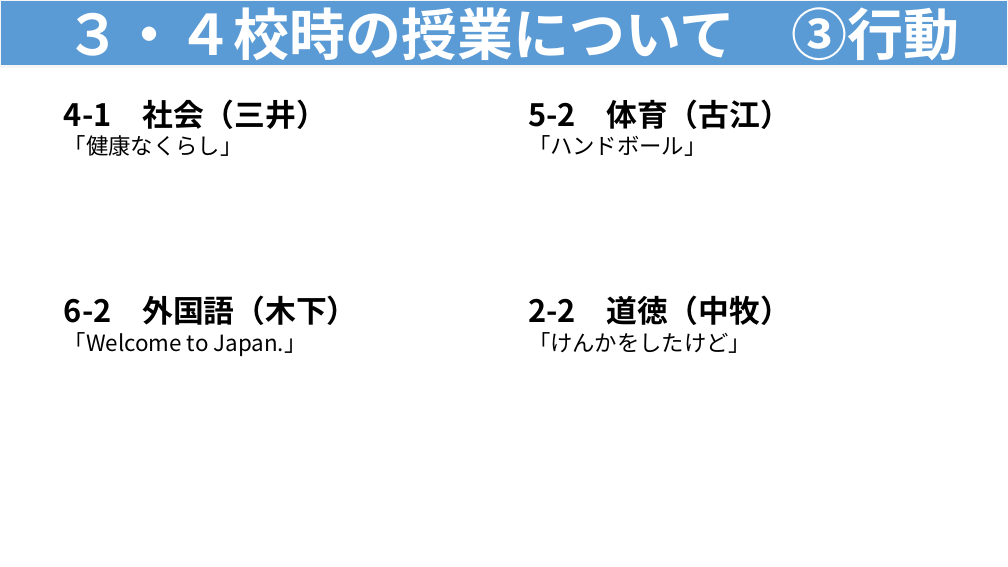
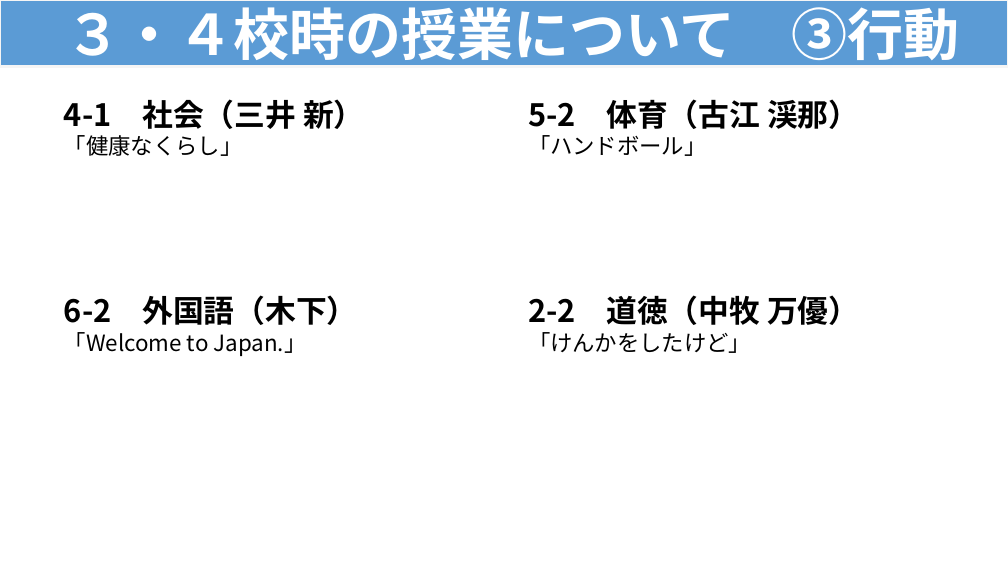
Before and after one commit to contynet730-star/con30, a slide deck: slide 10 of output/★指導課訪問★３・４校時指導助言資料（例）.pptx (slide 6 before the commit). Drawn at 1008x567 pixels with LibreOffice and Linux fonts; fonts in the diff are those of the drawing. Boxes give left, top, right and bottom in pixels: in the first picture for what was removed or moved away, otherwise in the second. Text is boxed around its words. In the diff, an @@ line names an element or a change of style, - is before the commit and + after.

```diff
--- a/output/★指導課訪問★３・４校時指導助言資料（例）.pptx
+++ b/output/★指導課訪問★３・４校時指導助言資料（例）.pptx
@@ text at [64, 99, 364, 129]: text changed @@
-4-1 社会（三井）
+4-1 社会（三井 新）
@@ text at [528, 99, 859, 129]: text changed @@
-5-2 体育（古江）
+5-2 体育（古江 渓那）
@@ text at [528, 295, 859, 325]: text changed @@
-2-2 道徳（中牧）
+2-2 道徳（中牧 万優）
```
Also in this commit, not shown: 7 other slides changed, 7 slides added.
